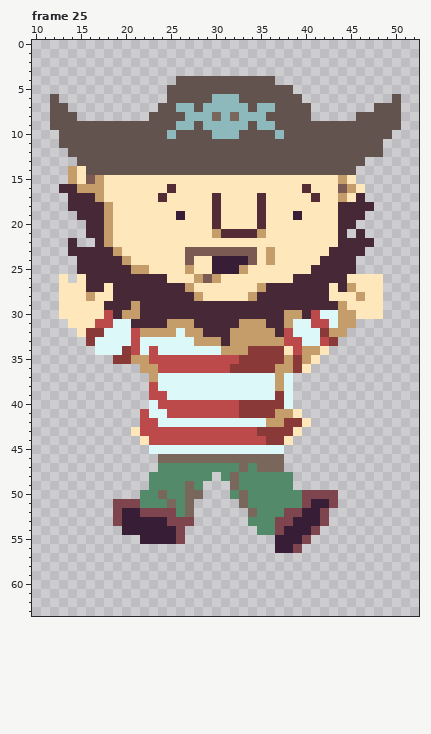
One commit to this pixel-art file: scenes/player/lochzahn_spritesheet.ase. The picture above is the old version.
64x64 pixels, 35 frames. Shown: frame 25: x 10..52, y 0..63. The commit also changed other frames, which this record leaves out.
Once edited:
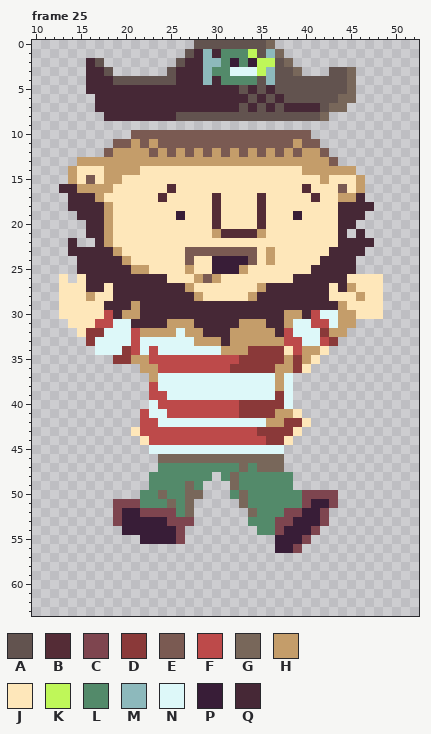
Palette (. is transparent): A #62534f  B #542c36  C #7e454f  D #8a3939  E #7a5a52  F #bd4a4a  G #78675a  H #c49d6a  J #fee7ba  K #bff759  L #538a6a  M #8db9bc  N #ddf8f9  P #381d37  Q #462836
The exact change:
layer "Hat" added
Frame 25, layers "Hat", "Head", "Sprite Sheet":
y 0: x 28..36 ......... -> AAAAAAAAG
y 1: x 27..37 ........... -> AQMQLLLKAMG
y 2: x 16..17 .. -> QA; x 26..38 ............. -> AQQMMLPLPKKAG
y 3: x 16..18 ... -> QQA; x 25..39 ............... -> AQQQMLLNNNKMAAG; x 43..45 ... -> AAG
y 4: x 16..34 ..........AAAAAAAAA -> QQQAAAAAAAQQQMQLLLL; x 36..45 A......... -> MAAAAAAAAG
y 5: x 16..32 .........AAAAAAAA -> QQQQQQQQQQQQQQQQQ; x 34 A -> Q; x 36 A -> Q; x 39..45 ....... -> AAAAAAG
y 6: x 12 A -> .; x 17..33 ........AAAAAMMMA -> QQQQQQQQQQQQQQQQQ; x 35 A -> Q; x 37 A -> Q; x 40..45 ...... -> AAAAGG; x 50 A -> .
y 7: x 12..13 AA -> ..; x 17..36 .......AAMMAMMMMMAMM -> QQQQQQQQQQQQQQQQAQAQ; x 38..44 AAA.... -> QQQQAGG; x 48..50 AAA -> ...
y 8: x 12..14 AAA -> ...; x 18..25 .....AAA -> QQQQQQQQ; x 27..35 MMMGMGMMM -> AAAAAAAAA; x 41..42 .. -> AG; x 46..50 AAAAA -> .....
y 9: x 12..50 AAAAAAAAAAAAAAMMAMMMMMAMMAAAAAAAAAAAAAA -> .......................................
y 10: x 13..49 AAAAAAAAAAAAMAAAAMMMAAAAMAAAAAAAAAAAA -> ........EEEEEEEEEEEEEEEEEEEE.........
y 11: x 13..48 AAAAAAAAAAAAAAAAAAAAAAAAAAAAAAAAAAAA -> ......EEHEHEEEEEEEEEEEEEEEHEE.......
y 12: x 14..48 AAAAAAAAAAAAAAAAAAAAAAAAAAAAAAAAAAA -> ....EHHHHEHEHEHEHEHEHEHEHEHHE......
y 13: x 15..46 AAAAAAAAAAAAAAAAAAAAAAAAAAAAAAAA -> HHHHHHHHHHHHHHHHHHHHHHHHHHHHE...
y 14: x 16..45 AAAAAAAAAAAAAAAAAAAAAAAAAAAAAA -> JJHHHHJJJJJJJJJJJJJJJJJJHHHHHH
y 15: x 17..19 HJJ -> JHH; x 42 J -> H; x 44 H -> J; x 46 . -> H
y 16: x 18 J -> H; x 45..46 HJ -> JH
y 17: x 45 J -> H
